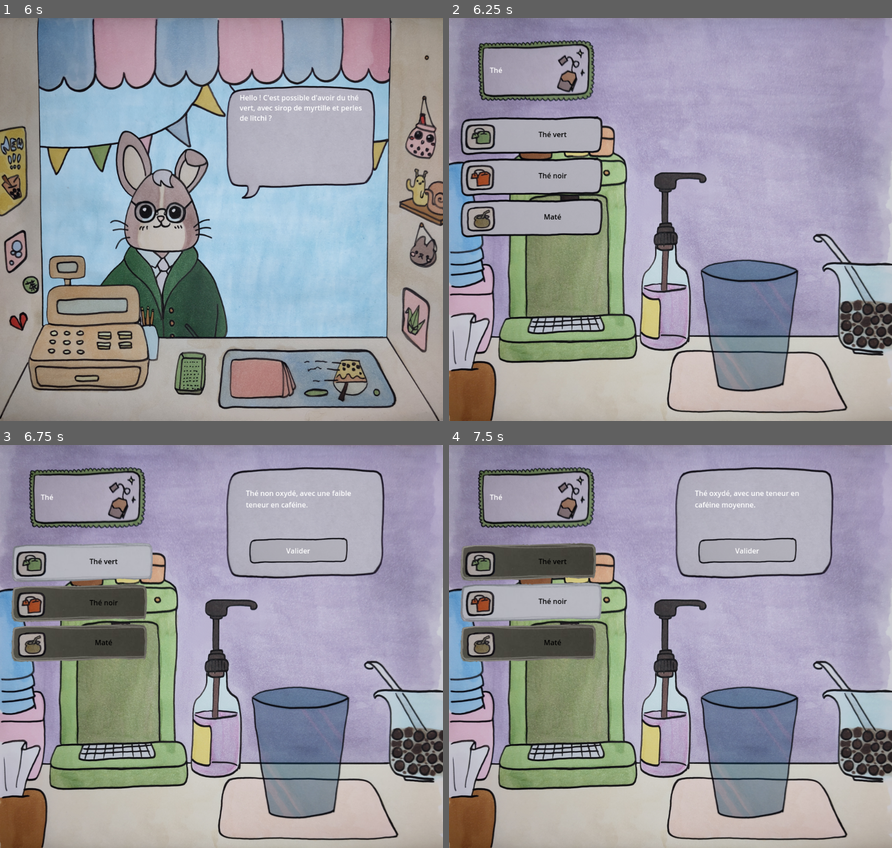
Above: before the commit, frames 1-4 (two rows, left to right).
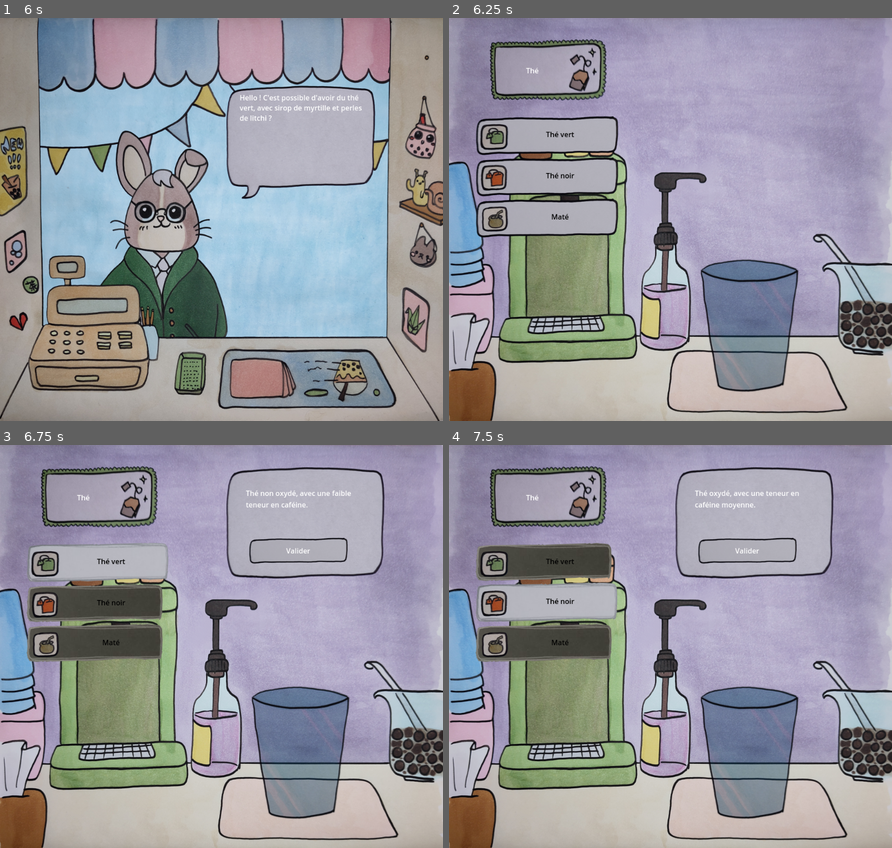
Above: after the commit, the same moments.

Repository: serrureriehurluberlesque/GGJ2025
Game: Godot game, scene res://scenes/tearoom.tscn
Same seed, same stepped clock (60 frames per second), same inputs: the game is played once before the commit and once after it. The engine's default icon, where the game draws it, is replaced by a stand-in: a white triangle on a blue panel in a dark square. Video files are missing from this copy of the repository; at most half a second of black plays in their place.
Inputs (mouse positions are in pixels of both pictures, inside the frame that each line leads up to; where the layout moved, square brackets give the same spot in the first picture):
- Up to frame 1 (6 s): click (221, 219) at 0.5 s; tap Enter at 3.5, 5 s; tap Space at 4.25, 5.75 s
- Up to frame 2 (6.25 s): no input
- Up to frame 3 (6.75 s): click (97, 561) [88, 561] at 6.5 s
- Up to frame 4 (7.5 s): click (537, 602) at 7.27 s

Frame 1 is identical in both runs. In frame 2, 5.6% of the frame differs, in the area x 2-39%, y 5-55%; in frame 3, 5.1%; in frame 4, 5.2%.

Commit message:
Labels, list and recenter

Diff:
--- a/scenes/composition/composition.tscn
+++ b/scenes/composition/composition.tscn
@@ -8,9 +8,9 @@
 [ext_resource type="Texture2D" uid="uid://b4qrclnyb6oep" path="res://assets/syrup_pump_cover.png" id="4_c2l0h"]
 [ext_resource type="Texture2D" uid="uid://c856wc8xt7bix" path="res://assets/bubbles.png" id="5_qk1ry"]
 [ext_resource type="Texture2D" uid="uid://ctgcmvx2qe8rx" path="res://assets/sirop.png" id="6_xjcdl"]
-[ext_resource type="Texture2D" uid="uid://chmlhfkqq4xxm" path="res://assets/bouton_craft_1.png" id="7_jbqnm"]
 [ext_resource type="AudioStream" uid="uid://dpskva8lyvi7d" path="res://assets/sounds/tea.wav" id="8_kc1n8"]
 [ext_resource type="AudioStream" uid="uid://d2dcf5iivfv32" path="res://assets/sounds/syrup2.wav" id="9_3316o"]
+[ext_resource type="Texture2D" uid="uid://0kmqyksb61d6" path="res://assets/bouton_craft_1_tea.png" id="9_scmgn"]
 [ext_resource type="AudioStream" uid="uid://bvsbbqnilyish" path="res://assets/sounds/tapioca.wav" id="10_ik467"]
 [ext_resource type="PackedScene" uid="uid://6vhvfllng0a" path="res://scenes/rainning_tapioca.tscn" id="11_7nw1a"]
 [ext_resource type="Texture2D" uid="uid://ci481pvs176ul" path="res://assets/theiere.png" id="12_dvh0g"]
@@ -425,22 +425,29 @@
 
 [node name="SectionRect" type="TextureRect" parent="."]
 layout_mode = 0
-offset_right = 957.0
-offset_bottom = 876.0
-texture = ExtResource("7_jbqnm")
-
-[node name="SectionTitle" type="Label" parent="SectionRect"]
-unique_name_in_owner = true
+offset_left = 91.0
+offset_top = 47.0
+offset_right = 357.0
+offset_bottom = 195.0
+texture = ExtResource("9_scmgn")
+stretch_mode = 4
+
+[node name="MarginTitle" type="MarginContainer" parent="SectionRect"]
 layout_mode = 1
 anchors_preset = -1
-anchor_left = 0.086
-anchor_top = 0.083
-anchor_right = 0.086
-anchor_bottom = 0.083
-offset_left = 9.698
-offset_top = 16.292
-offset_right = 144.698
-offset_bottom = 74.292
+anchor_right = 1.0
+anchor_bottom = 0.912
+offset_bottom = 0.0239868
+theme_override_constants/margin_left = 30
+theme_override_constants/margin_top = 20
+theme_override_constants/margin_right = 100
+theme_override_constants/margin_bottom = 10
+
+[node name="SectionTitle" type="Label" parent="SectionRect/MarginTitle"]
+unique_name_in_owner = true
+layout_mode = 2
+size_flags_vertical = 1
+horizontal_alignment = 1
 vertical_alignment = 1
 
 [node name="TypeSelection" type="MarginContainer" parent="."]
@@ -449,8 +456,7 @@
 offset_top = 221.0
 offset_right = 375.0
 offset_bottom = 883.0
-theme_override_constants/margin_left = 25
-metadata/_edit_use_anchors_ = true
+theme_override_constants/margin_left = 60
 
 [node name="List" type="VBoxContainer" parent="TypeSelection"]
 unique_name_in_owner = true
Binary file changed: assets/bouton_craft_1_bubble.png
Binary file changed: assets/bouton_craft_1_sirup.png
Binary file changed: assets/bouton_craft_1_tea.png
